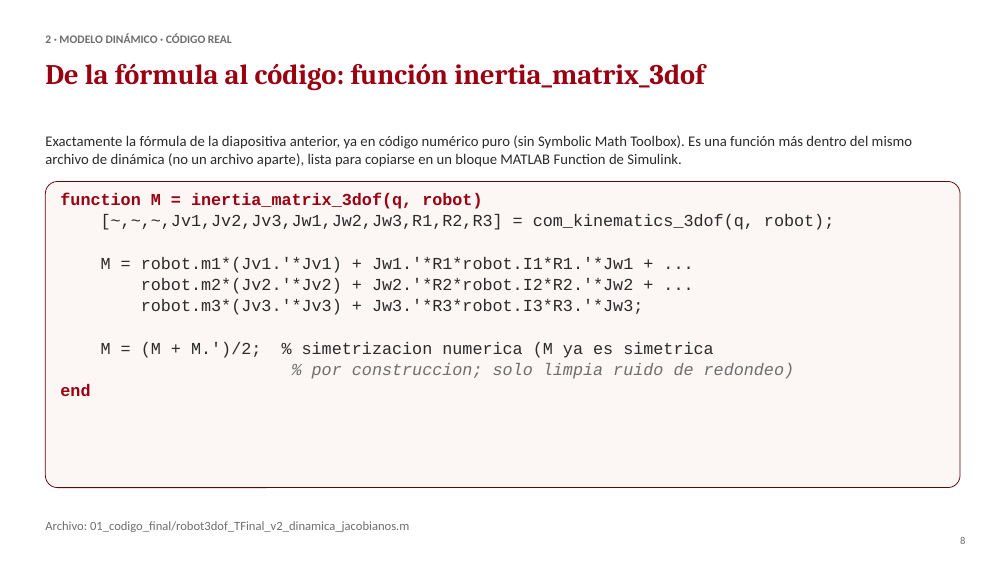
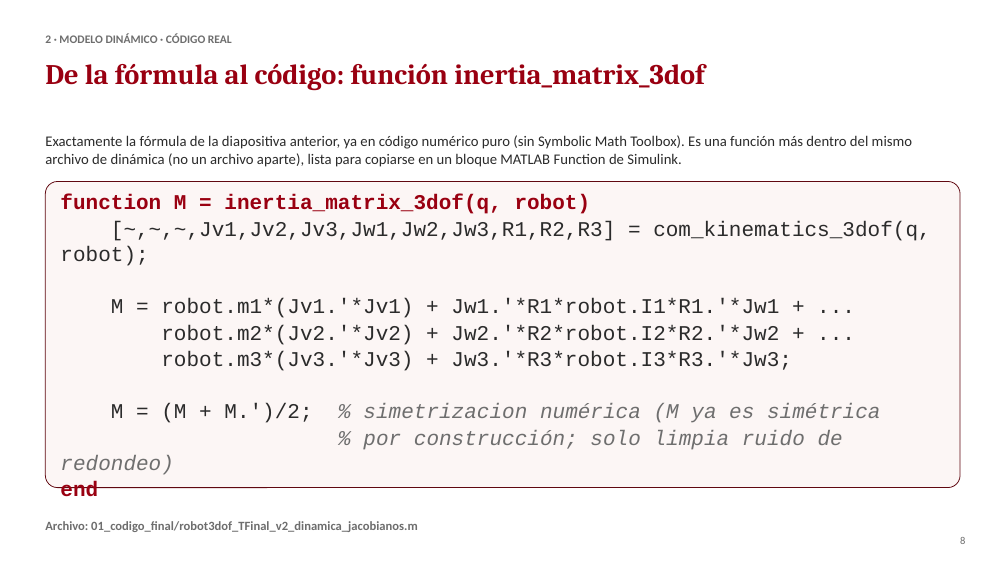
Before and after one commit to webconceptos/Robotica3GDL, a slide deck: slide 8 of 04_presentacion/PPT_Trabajo_Final_Robot_3GDL.pptx. Drawn at 1008x567 pixels with LibreOffice and Linux fonts; fonts in the diff are those of the drawing. Boxes give left, top, right and bottom in pixels: in the first picture for what was removed or moved away, otherwise in the second. Text is boxed around its words. In the diff, an @@ line names an element or a change of style, - is before the commit and + after.

Commit message:
Maestria en IA - Trabajo Final Robotica - Seccion B - Grupo 2

```diff
--- a/04_presentacion/PPT_Trabajo_Final_Robot_3GDL.pptx
+++ b/04_presentacion/PPT_Trabajo_Final_Robot_3GDL.pptx
@@ text at box(60, 194, 930, 371): size 16 to 20 pt in "function M = inertia_matrix_3dof(q, robot)", "[~,~,~,Jv1,Jv2,Jv3,Jw1,Jw2,Jw3,R1,R2,R3] = com_kinematics_3d ...", "M = robot.m1*(Jv1.'*Jv1) + Jw1.'*R1*robot.I1*R1.'*Jw1 + ...", "robot.m2*(Jv2.'*Jv2) + Jw2.'*R2*robot.I2*R2.'*Jw2 + ..." and 2 more places @@
@@ text at box(111, 403, 881, 450): text changed; size 16 to 20 pt; text colour #2B2B2B to #6E6E6E; italic on @@
-M = (M + M.')/2; % simetrizacion numerica (M ya es simetrica
-% por construccion; solo limpia ruido de redondeo)
+M = (M + M.')/2; % simetrizacion numérica (M ya es simétrica
+% por construcción; solo limpia ruido de redondeo)
@@ text "Archivo: 01_codigo_final/robot3dof_TFinal_v2_dinamica_jacobi ..." at box(45, 521, 418, 532): bold on @@
```
Also in this commit, not shown: 24 other slides changed, 3 slides added, 1 other file.
